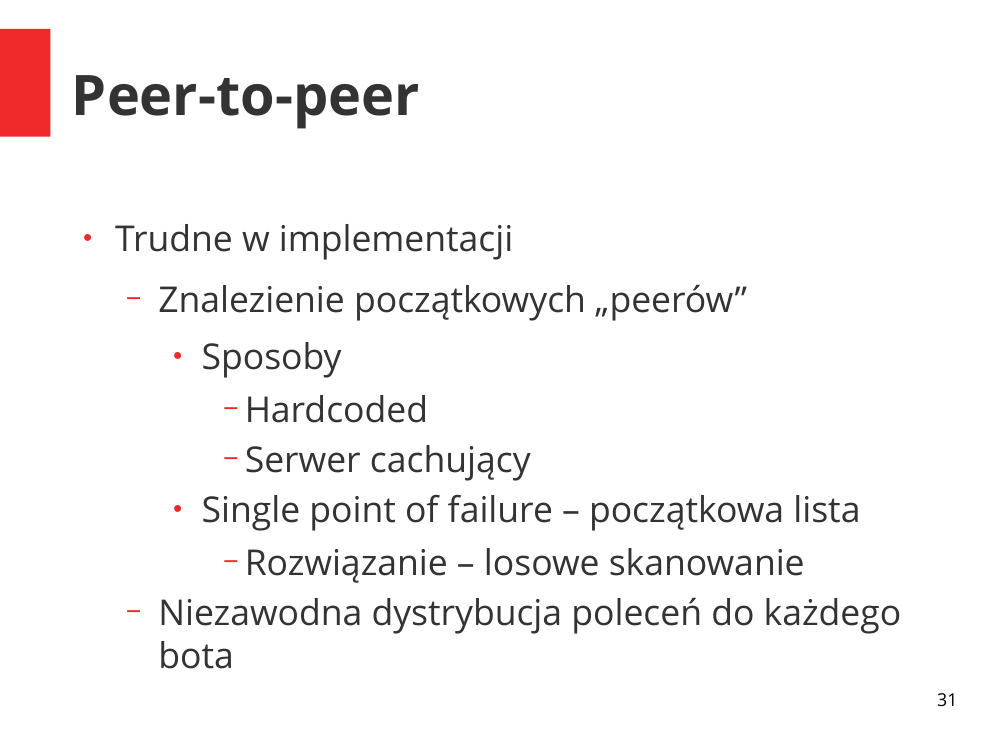
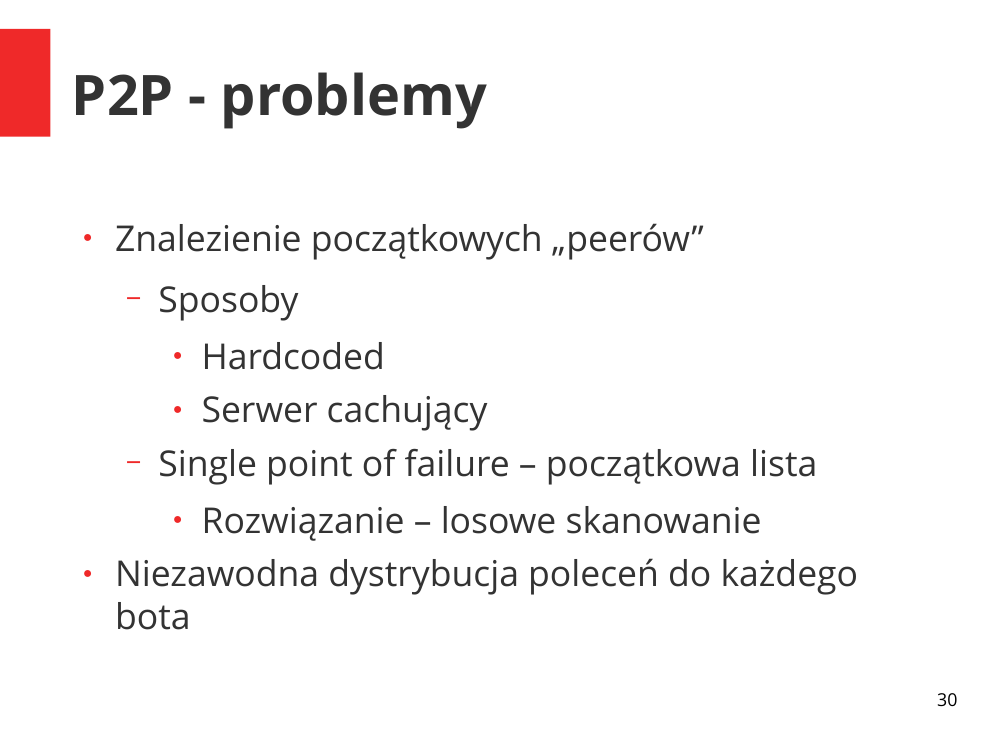
Before and after one commit to grzegorznowacki/Botnets, a slide deck: slide 30 of prezentacja.odp (slide 31 before the commit). Drawn at 1008x756 pixels with LibreOffice and Linux fonts; fonts in the diff are those of the drawing. Boxes give left, top, right and bottom in pixels: in the first picture for what was removed or moved away, otherwise in the second. Text is boxed around its words. In the diff, an @@ line names an element or a change of style, - is before the commit and + after.

```diff
--- a/prezentacja.odp
+++ b/prezentacja.odp
@@ title at bbox=[72, 72, 487, 129]: text changed @@
-Peer-to-peer
+P2P - problemy
@@ text "Znalezienie początkowych „peerów”" at bbox=[115, 223, 859, 630]: bullet − to ●; list level 2 to 1 in "Znalezienie początkowych „peerów”"; bullet ● to −; list level 3 to 2 in "Sposoby"; list level 4 to 3 in "Hardcoded"; list level 4 to 3 in "Serwer cachujący"; list level 3 to 2 in "Single point of failure – ..."; list level 4 to 3 in "Rozwiązanie – losowe skanowanie"; list level 2 to 1 in "Niezawodna dystrybucja poleceń do każdego ..." @@
@@ text at bbox=[115, 224, 513, 260]: paragraph removed @@
-● Trudne w implementacji
@@ page number at bbox=[937, 693, 957, 706]: text changed @@
-31
+30
```
Also in this commit, not shown: 8 other slides changed, 2 slides removed.
